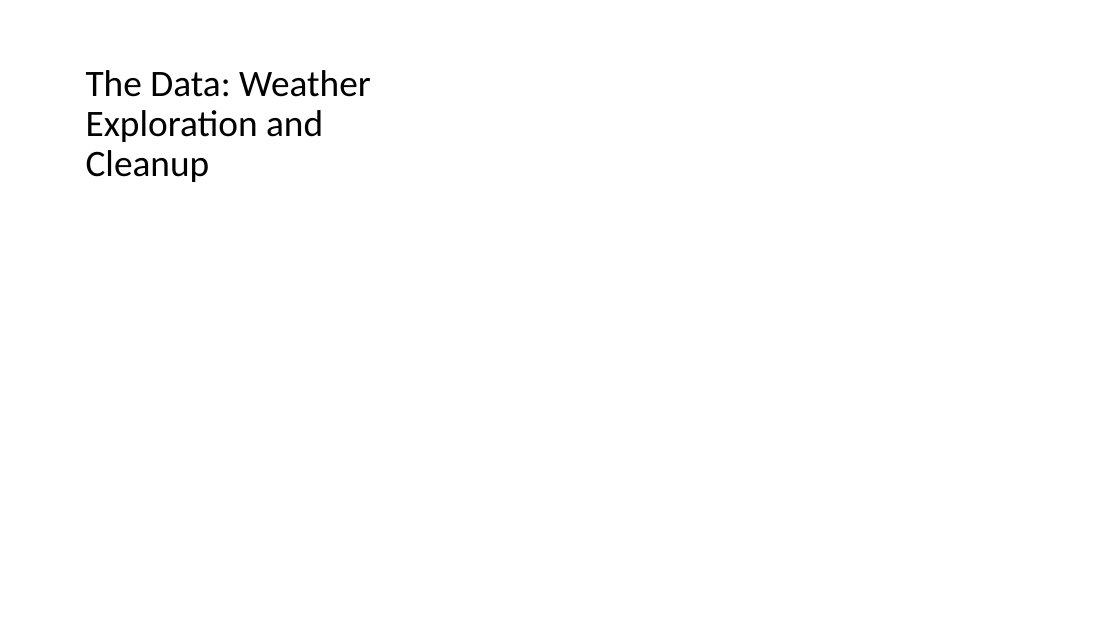
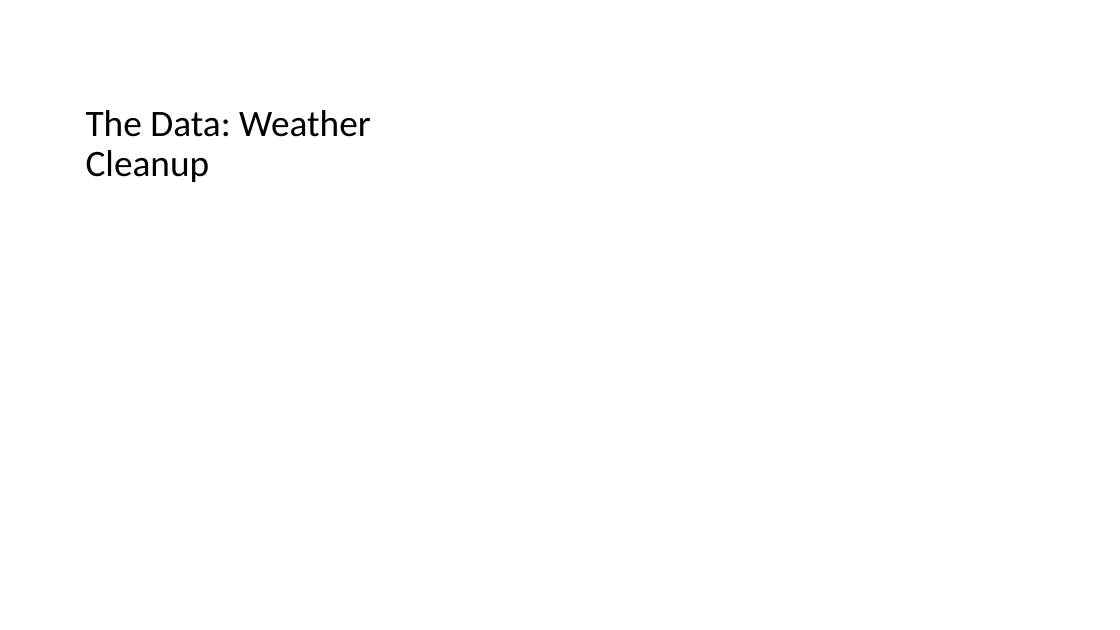
Before and after one commit to franciscohohn/Project_1, a slide deck: slide 5 of Weather_vs_Crime.pptx. Drawn at 1120x630 pixels with LibreOffice and Linux fonts; fonts in the diff are those of the drawing. Boxes give left, top, right and bottom in pixels: in the first picture for what was removed or moved away, otherwise in the second. Text is boxed around its words. In the diff, an @@ line names an element or a change of style, - is before the commit and + after.

```diff
--- a/Weather_vs_Crime.pptx
+++ b/Weather_vs_Crime.pptx
@@ title at (x1=86, y1=110, x2=371, y2=182): text changed @@
-The Data: Weather Exploration and Cleanup
+The Data: Weather Cleanup
```
Also in this commit, not shown: 4 other slides changed.
